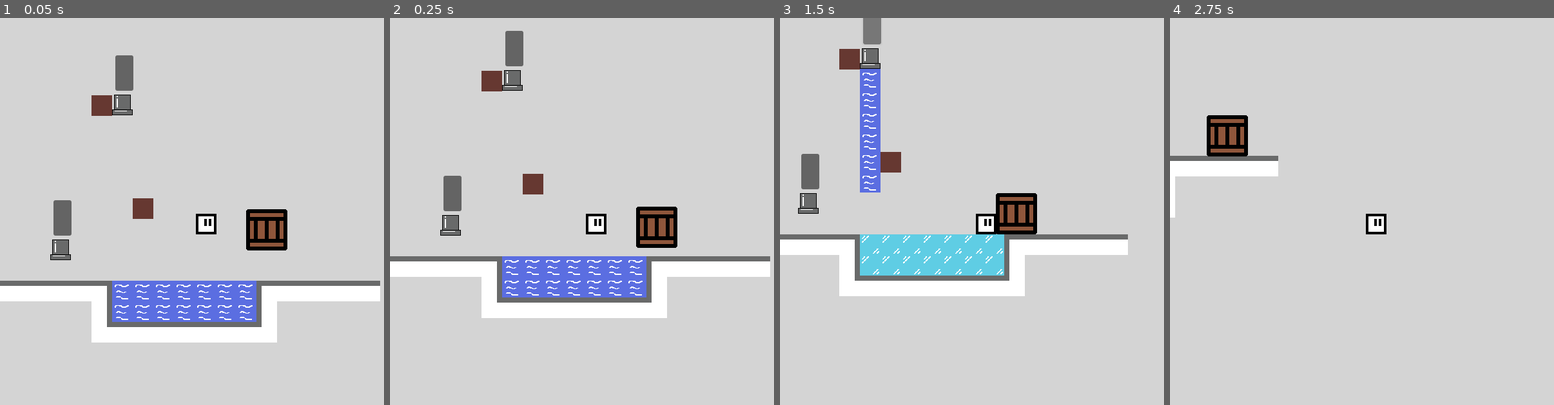
Above: before the commit, frames 1-4 (left to right).
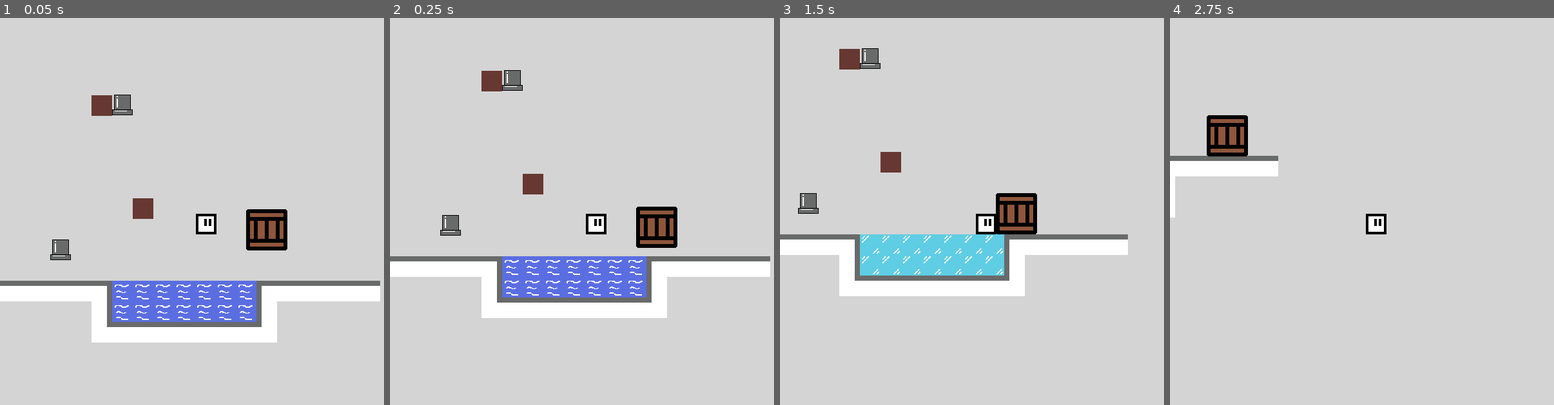
Above: after the commit, the same moments.

Repository: DragonSkywalker/Freezing-Touch
Game: Godot game, scene res://Main_Scenes/world.tscn
The game is run twice, just before and just after one commit, with the same random seed, the same clock (stepped at 60 frames per second) and the same inputs. This scene is started directly instead of the project's main scene.
Inputs (mouse positions are in pixels of both pictures, inside the frame that each line leads up to):
- Up to frame 1 (0.05 s): no input
- Up to frame 2 (0.25 s): no input
- Up to frame 3 (1.5 s): click (902, 25) at 0.52 s; hold Right (ui_right) from 1.28 s (still down)
- Up to frame 4 (2.75 s): keep holding Right (ui_right); tap Up (ui_up) at 1.52, 2.27 s

The runs differ from the first frame. In frame 1, 0.9% of the frame differs, in the area x 13-35%, y 9-57%; in frame 2, 0.9%; in frame 3, 2.5%, in the area x 5-27%, y 0-46%; in frame 4, nothing differs.

Commit message:
removed the debug button on downOutlet

Diff:
--- a/Tiles/Scripts/down_outlet.gd
+++ b/Tiles/Scripts/down_outlet.gd
@@ -32,10 +32,6 @@
 			finished_flowing = true
 			nextFlowCheck.position = Vector2.ZERO
 
-func _on_button_pressed():
-	if finished_flowing:
-		is_on = not is_on
-
 func is_static_body(node: Node2D):
 	return node is StaticBody2D
 
--- a/Tiles/down_outlet.tscn
+++ b/Tiles/down_outlet.tscn
@@ -20,12 +20,6 @@
 [node name="CollisionShape2D" type="CollisionShape2D" parent="."]
 shape = SubResource("RectangleShape2D_hncc0")
 
-[node name="Button" type="Button" parent="."]
-offset_left = -11.0
-offset_top = -77.0
-offset_right = 17.0
-offset_bottom = -22.0
-
 [node name="FlowDirection" type="Area2D" parent="."]
 collision_layer = 32769
 collision_mask = 32769
@@ -38,5 +32,4 @@
 wait_time = 0.1
 one_shot = true
 
-[connection signal="pressed" from="Button" to="." method="_on_button_pressed"]
 [connection signal="timeout" from="SpawnTimer" to="." method="_on_spawn_timer_timeout"]
